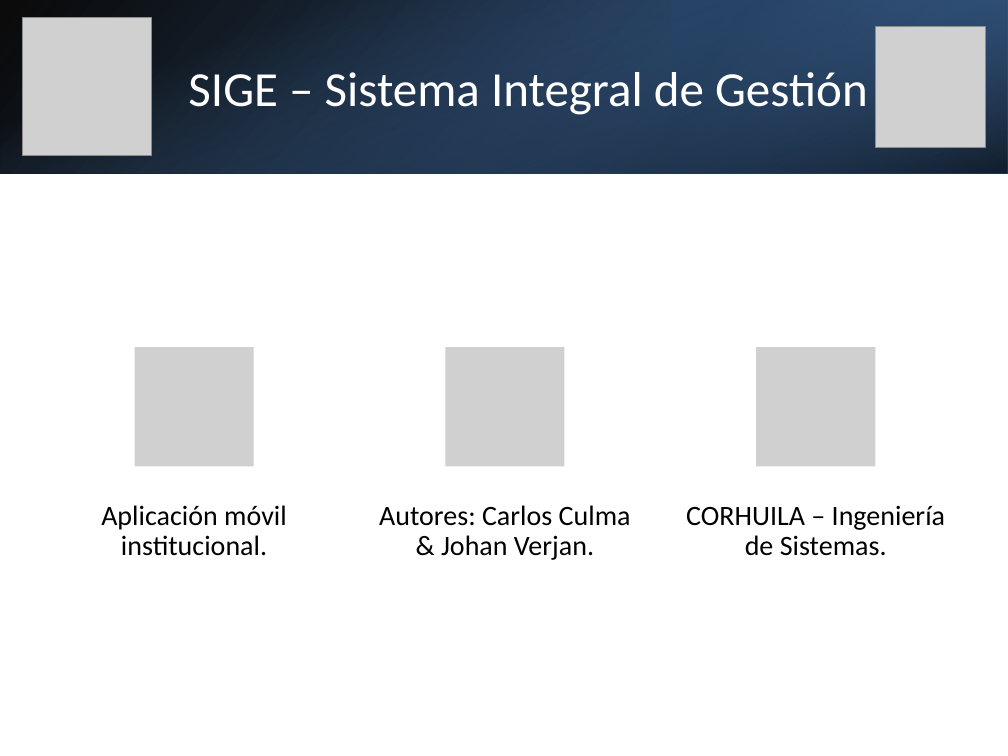
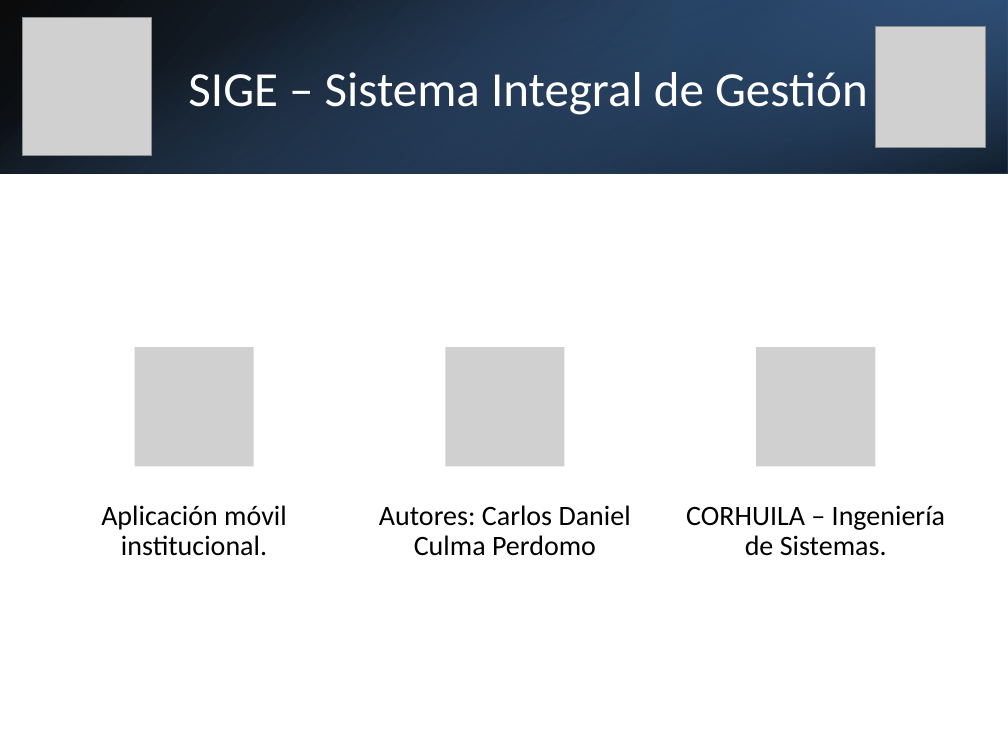
Before and after one commit to Carlos060801/Practica-ICBF, a slide deck: slide 1 of repo - documentos/Diapositivas/Presentacion_SIGE_Slider.pptx. Drawn at 1008x756 pixels with LibreOffice and Linux fonts; fonts in the diff are those of the drawing; grey boxes stand for pictures. Boxes give left, top, right and bottom in pixels: in the first picture for what was removed or moved away, otherwise in the second. Text is boxed around its words. In the diff, an @@ line names an element or a change of style, - is before the commit and + after.

```diff
--- a/repo - documentos/Diapositivas/Presentacion_SIGE_Slider.pptx
+++ b/repo - documentos/Diapositivas/Presentacion_SIGE_Slider.pptx
@@ text at box(379, 505, 631, 556): text changed @@
-Autores: Carlos Culma & Johan Verjan.
+Autores: Carlos Daniel Culma Perdomo
```
Also in this commit, not shown: 1 other slide changed.
